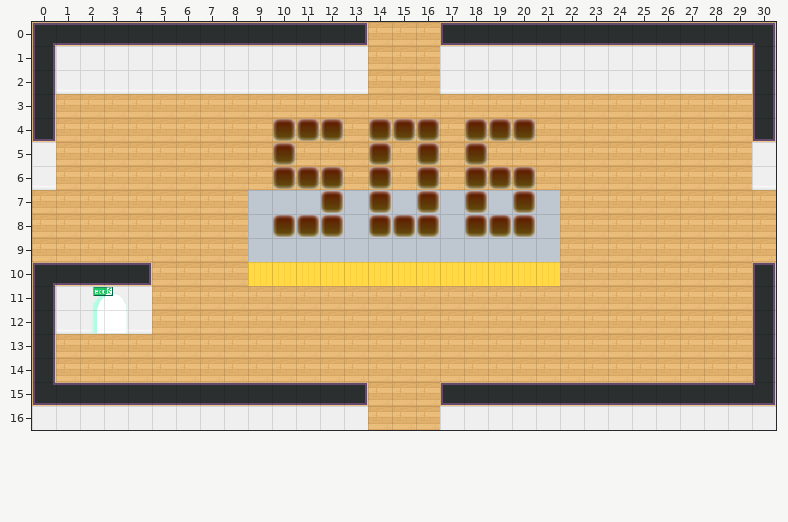
Two states of a Tiled map (JSON), dist/map/506.json. The picture above was drawn from the file before the commit.
Cells are 32x32 px. Shown: x 0..30, y 0..16.
The same view after the edit:
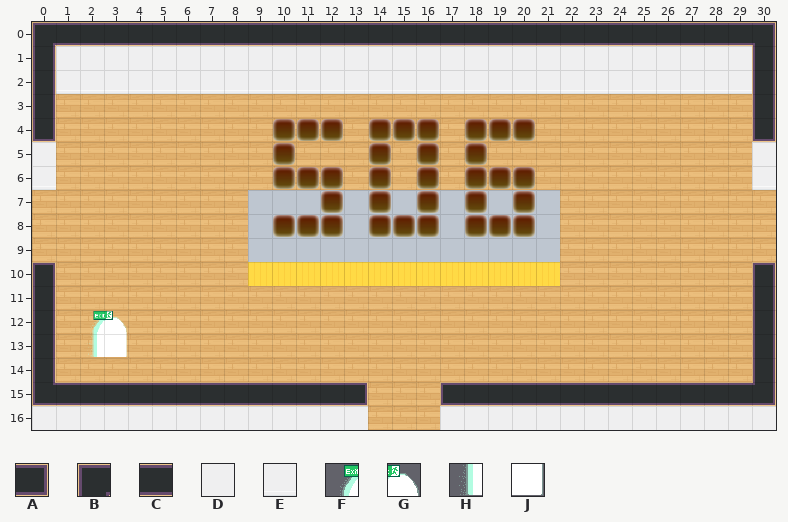
Key: from "tileset5_export": A 47, B 48, C 56, D 62, E 72; from "worldExit": F 0, G 1, H 2, J 3.
_ is an empty cell, . an unchanged one.
Tiles of an added or newly shown layer are drawn over the layers below it.
Edits made:
--- layer "walltest"
@@ x 0..4 @@
-10 BCCCA
-11 .DDDD
-12 .EEEE
+10 _____
+11 .____
+12 .____
--- layer "door-north" (now shown)
@@ x 13..17 @@
- 0 _____
- 1 .___.
- 2 .___.
+ 0 CCCCC
+ 1 .DDD.
+ 2 .EEE.
--- layer "LOBBYx"
@@ x 2..3 @@
-11 FG
-12 HJ
-13 __
+11 __
+12 FG
+13 HJ
